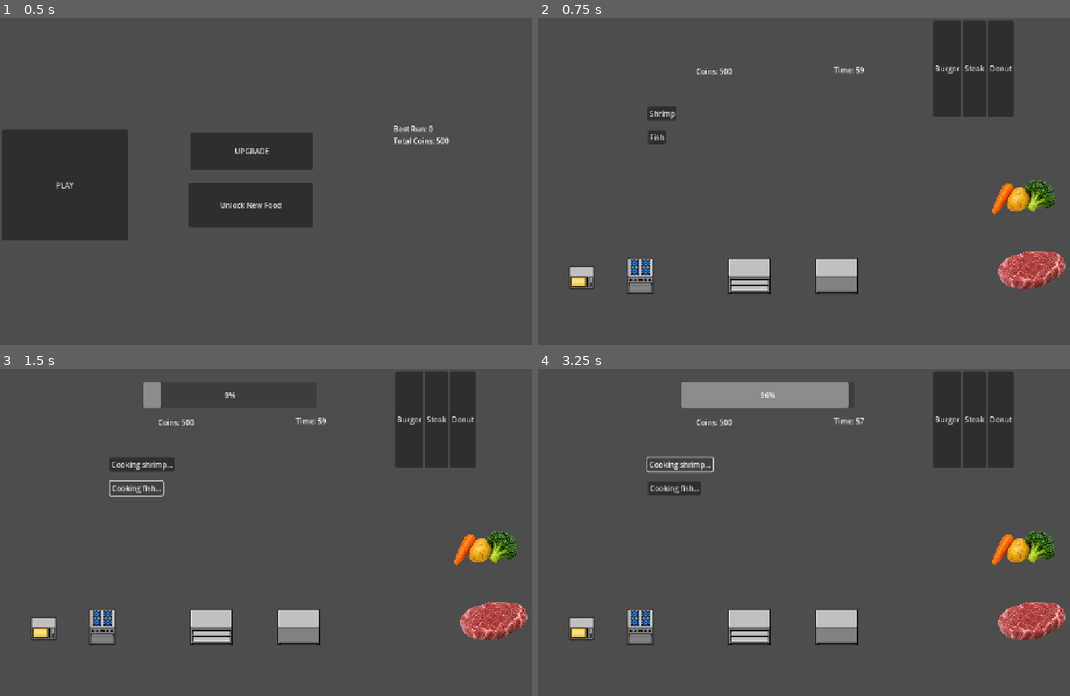
Above: before the commit, frames 1-4 (two rows, left to right).
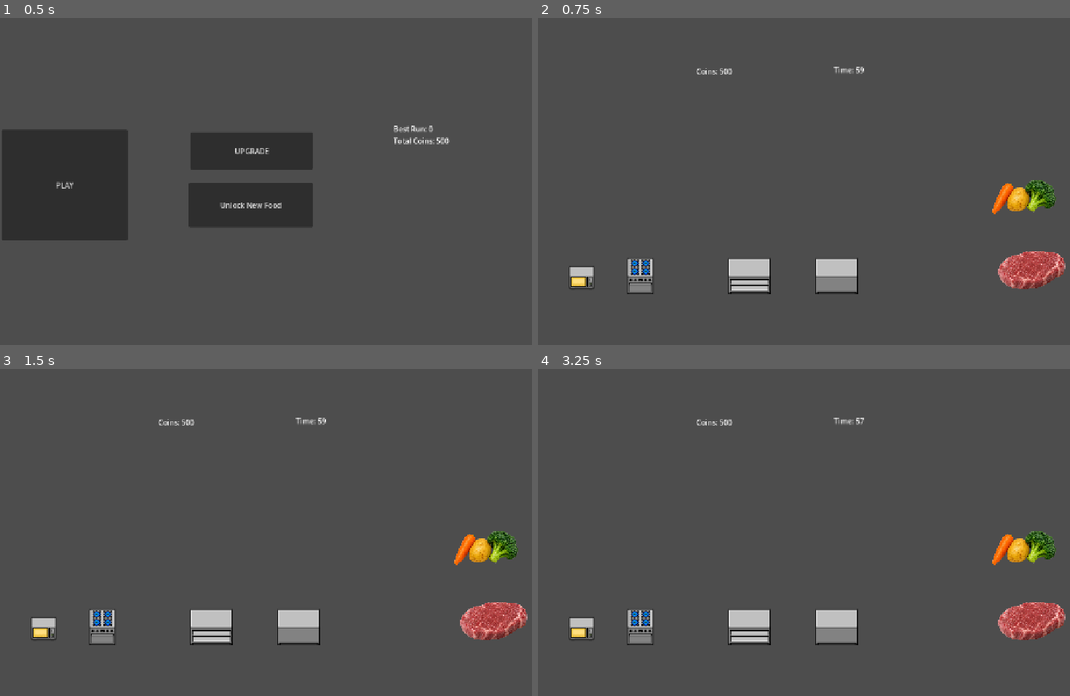
Above: after the commit, the same moments.

Repository: non123a/resturantSim
Game: Godot game, scene res://scenes/dashboard/dashboard.tscn
Two runs of this game, one before a commit and one after it. Both use one fixed random seed, a clock stepped at 60 frames per second and the inputs below.
Inputs (mouse positions are in pixels of both pictures, inside the frame that each line leads up to):
- Up to frame 1 (0.5 s): no input
- Up to frame 2 (0.75 s): click "PLAY" at 0.5 s
- Up to frame 3 (1.5 s): click (117, 486) at 1.25 s, where only the run before the commit has a clickable "Fish"
- Up to frame 4 (3.25 s): click (676, 486) at 2 s, where only the run before the commit has a clickable "Cooking fish..."; click (681, 463) at 2.75 s, where only the run before the commit has a clickable "Cooking shrimp..."

Frame 1 is identical in both runs. In frame 2, 4.3% of the frame differs, in the area x 20-90%, y 1-39%; in frame 3, 4.9%; in frame 4, 7.2%.

Commit message:
implementing template for food instead of hardedcode

Diff:
--- a/project.godot
+++ b/project.godot
@@ -19,6 +19,7 @@
 
 GameData="*res://scripts/GameData.gd"
 FoodData="*res://scripts/FoodData.gd"
+RecipeData="*res://scripts/RecipeData.gd"
 
 [display]
 
--- a/scenes/food/ingredient.gd
+++ b/scenes/food/ingredient.gd
@@ -2,7 +2,6 @@
 
 @export var ingredient_name = ""
 @export var ingredient_texture : Texture2D
-@export var next_stage = ""
 @export var food_id = ""
 var start_position
 var home_position
@@ -40,18 +39,11 @@
 func get_ingredient_name():
 	return ingredient_name
 
-func get_next_stage():
-	return next_stage
-
 func get_food_id():
 	if food_id != "":
 		return food_id
 	return ingredient_name
 
-func move_to_home():
-	global_position = home_position
-	visible = true
-
 func set_home_position(position):
 	start_position = position
 	home_position = position
--- a/scenes/main/main.tscn
+++ b/scenes/main/main.tscn
@@ -1,10 +1,8 @@
-[gd_scene load_steps=16 format=4 uid="uid://bqi216w3j6cmc"]
+[gd_scene load_steps=14 format=4 uid="uid://bqi216w3j6cmc"]
 
 [ext_resource type="Script" uid="uid://cg6d44c6l386l" path="res://scripts/GameManager.gd" id="1_hyk8p"]
-[ext_resource type="Script" uid="uid://bilgtac0cdn7o" path="res://scripts/Station.gd" id="2_iuonh"]
 [ext_resource type="Texture2D" uid="uid://b2ayflvuyv8bl" path="res://professional_kitchen/professional_kitchen_withshadows.png" id="3_k2fmo"]
 [ext_resource type="PackedScene" uid="uid://cv3n6a334xap5" path="res://scenes/food/Ingredient.tscn" id="4_6q06x"]
-[ext_resource type="Script" uid="uid://cl0bnmhe6b8b2" path="res://scripts/stove_area.gd" id="4_yyfjg"]
 [ext_resource type="Texture2D" uid="uid://c87iv7v831pyv" path="res://assets/chimengAsset/steak/raw.png" id="5_ow5a4"]
 [ext_resource type="Texture2D" uid="uid://w5v1o5xk0uvh" path="res://assets/chimengAsset/steak/beefs.png" id="6_hujxm"]
 [ext_resource type="Texture2D" uid="uid://blerxr4pqu723" path="res://assets/chimengAsset/steak/vegetables.png" id="6_ow5a4"]
@@ -916,20 +914,6 @@
 
 [node name="CanvasLayer" type="CanvasLayer" parent="."]
 
-[node name="CookFishButton" type="Button" parent="CanvasLayer"]
-offset_left = 242.0
-offset_top = 247.0
-offset_right = 281.0
-offset_bottom = 278.0
-text = "Fish"
-
-[node name="CookShrimpButton" type="Button" parent="CanvasLayer"]
-offset_left = 241.0
-offset_top = 195.0
-offset_right = 305.0
-offset_bottom = 226.0
-text = "Shrimp"
-
 [node name="CoinLabel" type="Label" parent="CanvasLayer"]
 offset_left = 348.0
 offset_top = 106.0
@@ -984,68 +968,6 @@
 offset_bottom = 231.0
 text = "BACK"
 
-[node name="CookingBar" type="ProgressBar" parent="CanvasLayer"]
-visible = false
-offset_left = 315.0
-offset_top = 28.0
-offset_right = 696.0
-offset_bottom = 86.0
-
-[node name="FoodPanel" type="HBoxContainer" parent="CanvasLayer"]
-anchors_preset = -1
-anchor_right = 0.15400001
-anchor_bottom = 0.22100002
-offset_left = 869.0
-offset_top = 6.0
-offset_right = 1058.88
-offset_bottom = 57.87999
-
-[node name="BurgerButton" type="Button" parent="CanvasLayer/FoodPanel"]
-layout_mode = 2
-text = "Burger"
-
-[node name="BreadButton" type="Button" parent="CanvasLayer/FoodPanel"]
-layout_mode = 2
-text = "Bread
-"
-
-[node name="SteakButton" type="Button" parent="CanvasLayer/FoodPanel"]
-layout_mode = 2
-text = "Steak"
-
-[node name="DonutButton" type="Button" parent="CanvasLayer/FoodPanel"]
-layout_mode = 2
-text = "Donut"
-
-[node name="ReadyFoodLabel" type="Label" parent="CanvasLayer"]
-anchors_preset = -1
-anchor_right = 0.132
-anchor_bottom = 0.098000005
-offset_left = 907.0
-offset_top = 7.0
-offset_right = 939.04004
-offset_bottom = 48.439995
-
-[node name="PrepStation" type="Node" parent="."]
-script = ExtResource("2_iuonh")
-station_type = "prep"
-
-[node name="MicrowaveStation" type="Node" parent="."]
-script = ExtResource("2_iuonh")
-station_type = "Microwave"
-
-[node name="StoveStation" type="Node" parent="."]
-script = ExtResource("2_iuonh")
-station_type = "stove"
-
-[node name="StoveArea" type="Area2D" parent="."]
-
-[node name="Sprite2D" type="Sprite2D" parent="StoveArea"]
-position = Vector2(0, -25)
-scale = Vector2(1, 0.9131944)
-
-[node name="CollisionShape2D" type="CollisionShape2D" parent="StoveArea"]
-
 [node name="KitchenMap" type="TileMapLayer" parent="."]
 scale = Vector2(2, 2)
 tile_map_data = PackedByteArray("AAANABAAAAAVABgAAAANABEAAAAVABkAAAANABIAAAAVABoAAAAOABAAAAAWABgAAAAOABEAAAAWABkAAAAOAB …(368 unchanged characters)…
@@ -1054,7 +976,6 @@
 [node name="Stations" type="Node2D" parent="."]
 
 [node name="StoveArea" type="Area2D" parent="Stations"]
-script = ExtResource("4_yyfjg")
 
 [node name="CollisionShape2D" type="CollisionShape2D" parent="Stations/StoveArea"]
 position = Vector2(227, 565.5)
@@ -1105,15 +1026,5 @@
 ingredient_texture = ExtResource("8_yyfjg")
 food_id = "steak"
 
-[connection signal="pressed" from="CanvasLayer/CookFishButton" to="." method="_on_cook_fish_button_pressed"]
-[connection signal="pressed" from="CanvasLayer/CookShrimpButton" to="." method="_on_cook_shrimp_button_pressed"]
 [connection signal="pressed" from="CanvasLayer/EndPanel/RestartButton" to="." method="_on_restart_button_pressed"]
 [connection signal="pressed" from="CanvasLayer/EndPanel/BackButton" to="." method="_on_button_pressed"]
-[connection signal="pressed" from="CanvasLayer/FoodPanel/BurgerButton" to="." method="_on_burger_button_pressed"]
-[connection signal="pressed" from="CanvasLayer/FoodPanel/BreadButton" to="." method="_on_bread_button_pressed"]
-[connection signal="pressed" from="CanvasLayer/FoodPanel/SteakButton" to="." method="_on_steak_button_pressed"]
-[connection signal="pressed" from="CanvasLayer/FoodPanel/DonutButton" to="." method="_on_donut_button_pressed"]
-[connection signal="input_event" from="Stations/StoveArea" to="." method="_on_stove_area_input_event"]
-[connection signal="input_event" from="Stations/MicrowaveArea" to="." method="_on_microwave_area_input_event"]
-[connection signal="input_event" from="Stations/PrepArea" to="." method="_on_prep_area_input_event"]
-[connection signal="input_event" from="Stations/DisplayArea" to="." method="_on_display_area_input_event"]
--- a/scripts/Food.gd
+++ /dev/null
@@ -1,20 +0,0 @@
-extends Node
-
-var cook_time = 3.0
-var is_cooking = false
-var timer = 0.0
-
-func start_cooking():
-	is_cooking = true
-	timer = cook_time
-	print("Cooking started")
-
-func _process(delta):
-	if is_cooking:
-		timer -= delta
-		if timer <= 0:
-			finish_cooking()
-
-func finish_cooking():
-	is_cooking = false
-	print("Food ready")
--- a/scripts/GameManager.gd
+++ b/scripts/GameManager.gd
@@ -2,9 +2,6 @@
 
 var customer_scene = preload("res://scenes/customer/Customer.tscn")
 
-@onready var prep_station = $PrepStation
-@onready var stove_station = $StoveStation
-@onready var microwave_station = $MicrowaveStation
 @onready var raw_steak = $IngredientShelf/RawSteak
 @onready var cooked_steak = $IngredientShelf/CookedSteak
 @onready var stove_area = $Stations/StoveArea
@@ -18,10 +15,6 @@
 
 var run_coins = 0
 
-var food_types = ["fish", "shrimp"]
-var current_food = ""
-
-var round_time = 60.0
 var time_left = 60.0
 var game_active = true
 
@@ -30,39 +23,12 @@
 var combo_timer = 0.0
 var combo_window = 10.0  # seconds to keep combo alive
 
-var food_ready = false
-var cooking = false
-var cook_time = 2.0
-var timer = 0.0
-
-func _on_station_finished(job):
-	job.is_processing = false
-
-	job.advance_step()
-
-	if job.is_complete:
-
-		print(job.food_name, " READY!")
-
-		return
-
-	job.waiting_for_station = true
-
-	print(job.food_name, " waiting for:", job.get_current_station())
-
 func _ready():
-	prep_station.process_finished.connect(_on_station_finished)
-	stove_station.process_finished.connect(_on_station_finished)
-	microwave_station.process_finished.connect(_on_station_finished)
-
-
 	for i in range(2):
 		spawn_customer()
 
 	# ✅ show actual coins
 	$CanvasLayer/CoinLabel.text = "Coins: " + str(GameData.coins)
-	$CanvasLayer/FoodPanel/BreadButton.visible = "bread" in GameData.unlocked_foods
-	$CanvasLayer/FoodPanel/SteakButton.visible = "steak" in GameData.unlocked_foods
 
 var spawn_positions = [
 	Vector2(200, 500),
@@ -120,53 +86,11 @@
 			end_game()
 
 		$CanvasLayer/TimerLabel.text = "Time: " + str(int(time_left))
-	if combo > 0 and not cooking:
+	if combo > 0:
 		combo_timer -= delta
 
 		if combo_timer <= 0:
 			reset_combo()
-	if cooking:
-		timer -= delta
-
-		var progress = (1 - (timer / cook_time)) * 100
-		$CanvasLayer/CookingBar.value = progress
-
-		print("Progress:", progress)   # debug
-
-		if timer <= 0:
-			cooking = false
-			food_ready = true
-			$CanvasLayer/CookingBar.visible = false
-
-			print("Food Ready!")
-
-			$CanvasLayer/CookFishButton.text = "Fish"
-			$CanvasLayer/CookShrimpButton.text = "Shrimp"
-
-
-func start_cooking(food_type):
-	$CanvasLayer/CookingBar.visible = true
-	$CanvasLayer/CookingBar.value = 0
-	if not game_active:
-		return
-	if not cooking and not food_ready:
-		cooking = true
-		#timer = cook_time
-		var speed_bonus = GameData.upgrades["cook_speed"] * 0.3
-		timer = max(0.5, cook_time - speed_bonus)
-
-		current_food = food_type
-
-		print("Cooking:", current_food)
-
-		$CanvasLayer/CookFishButton.text = "Cooking fish..."
-		$CanvasLayer/CookShrimpButton.text = "Cooking shrimp..."
-
-func _on_cook_shrimp_button_pressed():
-	start_cooking("shrimp")
-
-func _on_cook_fish_button_pressed() -> void:
-	start_cooking("fish")
 
 
 func add_coins(amount):
@@ -192,16 +116,10 @@
 	print("Game Over!")
 	print("Run Coins:", run_coins)
 
-	cooking = false
-	food_ready = false
-
 	# ✅ SAVE BEST RECORD (ONLY THIS)
 	if run_coins > GameData.best_coins:
 		GameData.best_coins = run_coins
 		print("NEW RECORD!")
-
-	$CanvasLayer/CookFishButton.disabled = true
-	$CanvasLayer/CookShrimpButton.disabled = true
 
 	# ✅ SHOW CORRECT DATA
 	$CanvasLayer/EndPanel.visible = true
@@ -235,27 +153,10 @@
 func try_drop_on_station(ingredient):
 
 	if stove_area.overlaps_area(ingredient):
-
-		if ingredient.ingredient_name == "raw_steak":
-
-			print("Cooking Steak...")
-
-			ingredient.dragging = false
-
-			await get_tree().create_timer(2.0).timeout
-
-			ingredient.visible = false
-
-			cooked_steak.food_id = ""
-			cooked_steak.set_home_position(ingredient.global_position)
-			cooked_steak.visible = true
-			cooked_steak.monitoring = true
-			cooked_steak.set_process(true)
-
-			return true
+		return await try_process_single_input_recipe("stove", ingredient)
 
 	if prep_area.overlaps_area(ingredient):
-		if not ["vegetables", "cooked_steak"].has(ingredient.ingredient_name):
+		if not RecipeData.can_accept_ingredient("prep", prep_ingredients, ingredient.ingredient_name):
 			return false
 
 		prep_ingredients.append(ingredient.ingredient_name)
@@ -265,32 +166,69 @@
 		ingredient.set_home_position(prep_area.global_position + offset)
 		ingredient.dragging = false
 
-		# ===== Steak Recipe =====
-		if prep_ingredients.has("vegetables") and prep_ingredients.has("cooked_steak"):
-
-			print("Recipe Complete!")
-
-			await get_tree().create_timer(1.0).timeout
-
+		var recipe = RecipeData.get_recipe("prep", prep_ingredients)
+		if not recipe.is_empty():
+			await process_recipe(recipe, prep_area.global_position)
 			prep_ingredients.clear()
 
-			#beef_plate.global_position = prep_area.global_position
-			ingredient.visible = false
-			vegetables.visible = false
-			cooked_steak.visible = false
-
-			beef_plate.food_id = "steak"
-			beef_plate.set_home_position(prep_area.global_position)
-			beef_plate.visible = true
-			beef_plate.monitoring = true
-			beef_plate.set_process(true)
-
 			return true
 
 		return true
 
 
 	return false
+
+func try_process_single_input_recipe(station, ingredient):
+	if not RecipeData.can_accept_ingredient(station, [], ingredient.ingredient_name):
+		return false
+
+	var recipe = RecipeData.get_recipe(station, [ingredient.ingredient_name])
+	if recipe.is_empty():
+		return false
+
+	ingredient.dragging = false
+
+	await process_recipe(recipe, ingredient.global_position)
+
+	return true
+
+func process_recipe(recipe, output_position):
+	print("Processing recipe:", recipe["recipe_id"])
+
+	await get_tree().create_timer(recipe["duration"]).timeout
+
+	clear_recipe_inputs(recipe)
+
+	var output = get_ingredient_node(recipe["output_ingredient"])
+	if output == null:
+		return
+
+	output.food_id = recipe["output_food_id"]
+	output.set_home_position(output_position)
+	output.visible = true
+	output.monitoring = true
+	output.set_process(true)
+
+func clear_recipe_inputs(recipe):
+	for input in recipe["inputs"]:
+		var ingredient = get_ingredient_node(input)
+		if ingredient == null:
+			continue
+
+		ingredient.visible = false
+
+func get_ingredient_node(ingredient_name):
+	match ingredient_name:
+		"raw_steak":
+			return raw_steak
+		"cooked_steak":
+			return cooked_steak
+		"vegetables":
+			return vegetables
+		"beef_plate":
+			return beef_plate
+		_:
+			return null
 
 func try_drop_on_customer(ingredient):
 	if not game_active:
--- a/scripts/Ingredient.gd
+++ /dev/null
@@ -1,28 +0,0 @@
-extends Area2D
-
-@export var ingredient_name = ""
-
-var start_position
-var dragging = false
-
-func _ready():
-	start_position = global_position
-
-
-func _process(delta):
-
-	if dragging:
-		global_position = get_global_mouse_position()
-
-
-func _input_event(viewport, event, shape_idx):
-
-	if event is InputEventMouseButton:
-
-		if event.button_index == MOUSE_BUTTON_LEFT:
-
-			if event.pressed:
-				dragging = true
-			else:
-				dragging = false
-				global_position = start_position
--- /dev/null
+++ b/scripts/RecipeData.gd
@@ -0,0 +1,55 @@
+extends Node
+
+var recipes = [
+	{
+		"recipe_id": "cook_steak",
+		"station": "stove",
+		"inputs": ["raw_steak"],
+		"duration": 2.0,
+		"output_ingredient": "cooked_steak",
+		"output_food_id": ""
+	},
+	{
+		"recipe_id": "plate_steak",
+		"station": "prep",
+		"inputs": ["vegetables", "cooked_steak"],
+		"duration": 1.0,
+		"output_ingredient": "beef_plate",
+		"output_food_id": "steak"
+	}
+]
+
+func get_recipe(station, inputs):
+	for recipe in recipes:
+		if recipe["station"] == station and _same_inputs(recipe["inputs"], inputs):
+			return recipe
+
+	return {}
+
+func can_accept_ingredient(station, current_inputs, ingredient_name):
+	var candidate_inputs = current_inputs.duplicate()
+	candidate_inputs.append(ingredient_name)
+
+	for recipe in recipes:
+		if recipe["station"] != station:
+			continue
+
+		if _inputs_fit_recipe(candidate_inputs, recipe["inputs"]):
+			return true
+
+	return false
+
+func _same_inputs(recipe_inputs, candidate_inputs):
+	return recipe_inputs.size() == candidate_inputs.size() and _inputs_fit_recipe(candidate_inputs, recipe_inputs)
+
+func _inputs_fit_recipe(candidate_inputs, recipe_inputs):
+	var remaining_inputs = recipe_inputs.duplicate()
+
+	for input in candidate_inputs:
+		var index = remaining_inputs.find(input)
+		if index == -1:
+			return false
+
+		remaining_inputs.remove_at(index)
+
+	return true
--- a/scripts/stove_area.gd
+++ /dev/null
@@ -1,14 +0,0 @@
-extends Area2D
-
-func ingredient_dropped(ingredient):
-
-	if ingredient.get_ingredient_name() != "raw_steak":
-		return
-
-	print("Cooking Raw Steak...")
-
-	ingredient.visible = false
-
-	await get_tree().create_timer(2.0).timeout
-
-	get_parent().get_parent().get_node("CanvasLayer2/IngredientPanel/CookedSteak").visible = true
Not shown, removed: scripts/Food.gd.uid
Not shown, removed: scripts/Ingredient.gd.uid
Not shown, added: scripts/RecipeData.gd.uid
Not shown, removed: scripts/stove_area.gd.uid
Not shown, added: RECIPE_DATA.md
